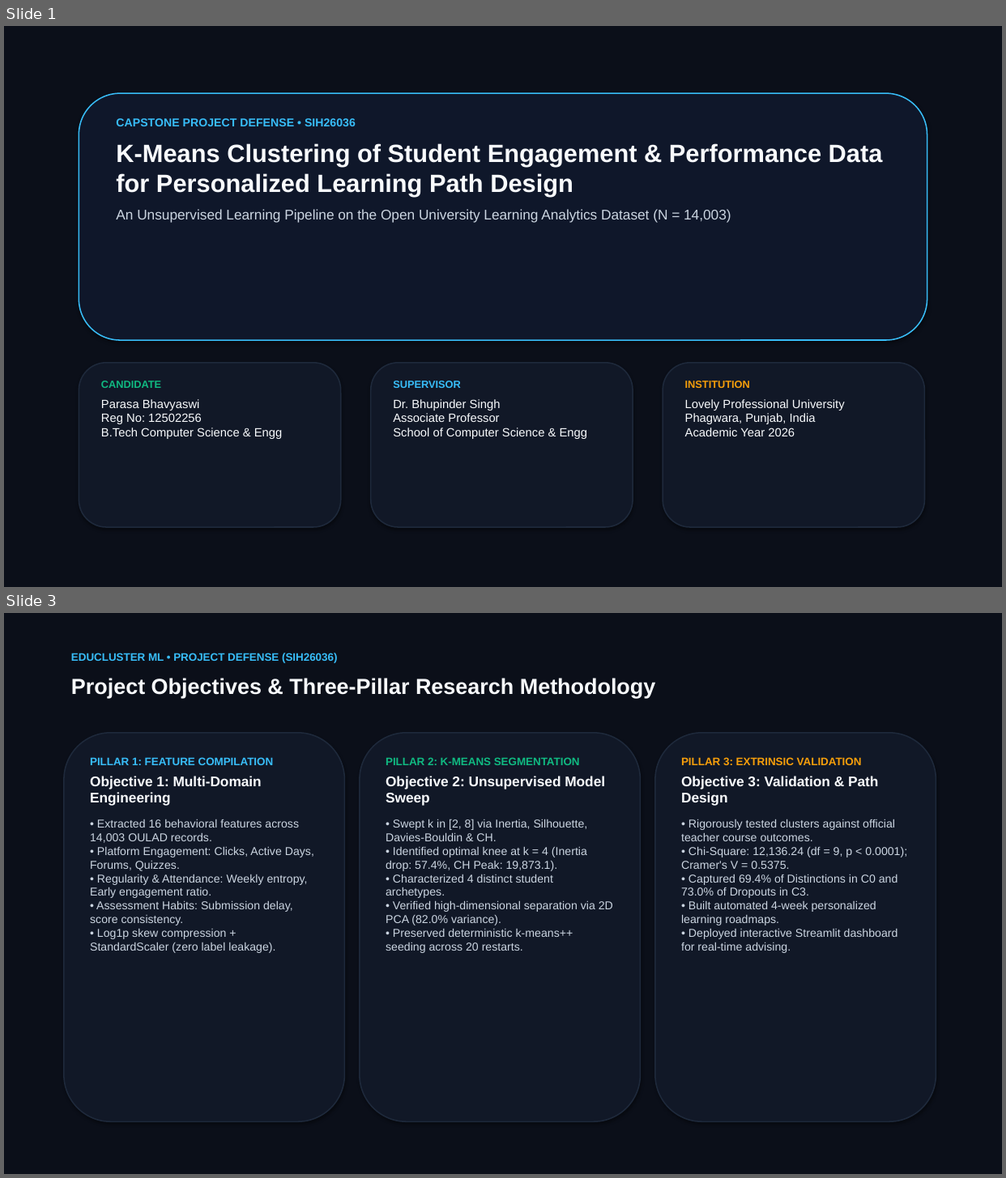
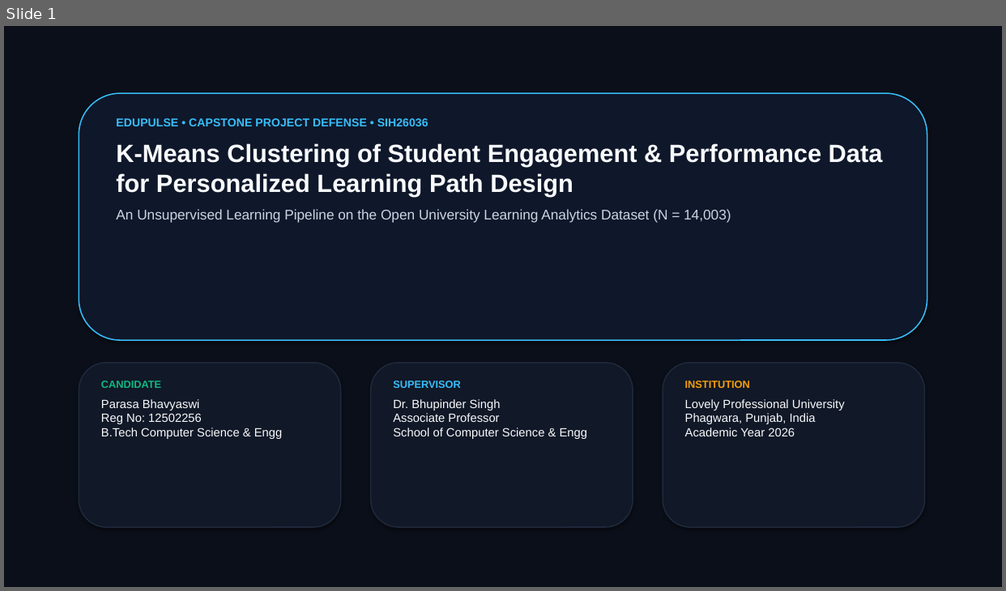
Before and after one commit to parasabhavyaswi/student-engagement-performance-clustering, a slide deck: EduCluster_ML_Presentation.pptx. Shown one above the other, each under a label of ours: slides 1 and 3 before the commit, slide 1 after it; the slides between them are not shown. The pictures are 1006x1178 and 1006x591 pixels, drawn with LibreOffice and Linux fonts; fonts in the diff are those of the drawing. Boxes give left, top, right and bottom in pixels: in the first picture for what was removed or moved away, otherwise in the second. Text is boxed around its words. In the diff, an @@ line names an element or a change of style, - is before the commit and + after.

Commit message:
feat(edupulse): finalize EduPulse rebranding, pipeline verification, IEEE research paper (docx & pdf), and deck

```diff
--- a/EduCluster_ML_Presentation.pptx
+++ b/EduCluster_ML_Presentation.pptx
@@ slide 3 removed at [4, 613, 1002, 1174], background #FFFFFF @@
@@ rectangle removed at [4, 613, 1002, 1174] @@
@@ text removed at [71, 653, 337, 663] @@
-EDUCLUSTER ML • PROJECT DEFENSE (SIH26036)
@@ text removed at [71, 678, 656, 698] @@
-Project Objectives & Three-Pillar Research Methodology
@@ rounded rectangle removed at [64, 733, 345, 1122] @@
@@ rounded rectangle removed at [360, 733, 641, 1122] @@
@@ rounded rectangle removed at [655, 733, 936, 1122] @@
@@ text removed at [90, 757, 314, 953] @@
-PILLAR 1: FEATURE COMPILATION
-Objective 1: Multi-Domain Engineering
-• Extracted 16 behavioral features across 14,003 OULAD records.
-• Platform Engagement: Clicks, Active Days, Forums, Quizzes.
-• Regularity & Attendance: Weekly entropy, Early engagement ratio.
-• Assessment Habits: Submission delay, score consistency.
-• Log1p skew compression + StandardScaler (zero label leakage).
@@ text removed at [386, 757, 613, 953] @@
-PILLAR 2: K-MEANS SEGMENTATION
-Objective 2: Unsupervised Model Sweep
-• Swept k in [2, 8] via Inertia, Silhouette, Davies-Bouldin & CH.
-• Identified optimal knee at k = 4 (Inertia drop: 57.4%, CH Peak: 19,873.1).
-• Characterized 4 distinct student archetypes.
-• Verified high-dimensional separation via 2D PCA (82.0% variance).
-• Preserved deterministic k-means++ seeding across 20 restarts.
@@ text removed at [681, 757, 907, 953] @@
-PILLAR 3: EXTRINSIC VALIDATION
-Objective 3: Validation & Path Design
-• Rigorously tested clusters against official teacher course outcomes.
-• Chi-Square: 12,136.24 (df = 9, p < 0.0001); Cramer's V = 0.5375.
-• Captured 69.4% of Distinctions in C0 and 73.0% of Dropouts in C3.
-• Built automated 4-week personalized learning roadmaps.
-• Deployed interactive Streamlit dashboard for real-time advising.
@@ slide 1 changed as well @@
@@ text at [116, 118, 428, 126]: text changed @@
-CAPSTONE PROJECT DEFENSE • SIH26036
+EDUPULSE • CAPSTONE PROJECT DEFENSE • SIH26036
```
Also in this commit, not shown: 4 other slides changed, 5 slides added, 4 other slides removed, 20 other files.
